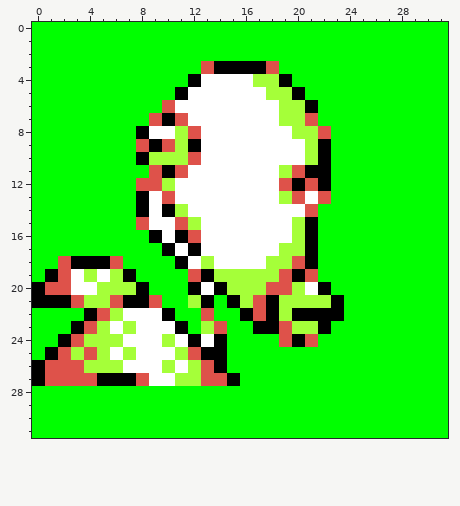
Edited in one commit: pixel-art sprite (graphics/pokemon/bellsprout/back.png). Above is the file before it was changed.
The file is 64x64 pixels, drawn in blocks of 2x2; one block is one cell here.
Once edited:
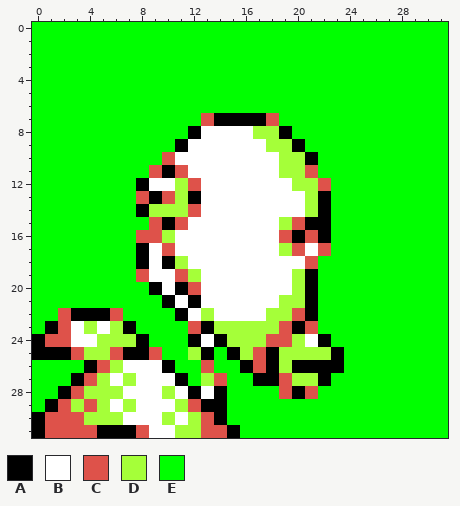
Palette (. is transparent): A #000000  B #ffffff  C #de524a  D #a5ff39  E #00ff00
The commit says: Adjusted back sprites for pokemon from A through B.
What changed:
@@ x 0..31 @@
  2 EEEEEEEEEEEEEEEEEEEEEEEEEEEEEEEE
- 3 EEEEEEEEEEEEECAAAACEEEEEEEEEEEEE
- 4 EEEEEEEEEEEEABBBBDDAEEEEEEEEEEEE
- 5 EEEEEEEEEEEABBBBBBDDAEEEEEEEEEEE
- 6 EEEEEEEEEECBBBBBBBBDDAEEEEEEEEEE
- 7 EEEEEEEEECACBBBBBBBDDCEEEEEEEEEE
- 8 EEEEEEEEABBDCBBBBBBBDDCEEEEEEEEE
- 9 EEEEEEEECACDABBBBBBBBDAEEEEEEEEE
-10 EEEEEEEEADDDCBBBBBBBBDAEEEEEEEEE
-11 EEEEEEEEECACBBBBBBBDCAAEEEEEEEEE
-12 EEEEEEEECCDBBBBBBBBCACAEEEEEEEEE
-13 EEEEEEEEABCBBBBBBBBDCBCEEEEEEEEE
-14 EEEEEEEEABADBBBBBBBBBCEEEEEEEEEE
-15 EEEEEEEECBBCDBBBBBBBDAEEEEEEEEEE
-16 EEEEEEEEEABACBBBBBBBDAEEEEEEEEEE
-17 EEEEEEEEEEABABBBBBBDDAEEEEEEEEEE
-18 EECAAACEEEEABDBBBBDDCAEEEEEEEEEE
-19 EACBDBDAEEEECADDDDDCACEEEEEEEEEE
-20 ACCBBDDDAEEEABADDDCCDBAEEEEEEEEE
-21 AAACDDCAACEEDAEADCADDDDAEEEEEEEE
-22 EEEEACDBBBAEECEEACADAAAAEEEEEEEE
-23 EEEACDBDBBBAEDCEEAACDDAEEEEEEEEE
-24 EEACDDDBBBDBABAEEEECACEEEEEEEEEE
-25 EACDCDBDBBBDCAAEEEEEEEEEEEEEEEEE
-26 ACCCDDDBBBDBDCAEEEEEEEEEEEEEEEEE
-27 ACCCCAAACBBDDCCAEEEEEEEEEEEEEEEE
-28 EEEEEEEEEEEEEEEEEEEEEEEEEEEEEEEE
-29 EEEEEEEEEEEEEEEEEEEEEEEEEEEEEEEE
-30 EEEEEEEEEEEEEEEEEEEEEEEEEEEEEEEE
-31 EEEEEEEEEEEEEEEEEEEEEEEEEEEEEEEE
+ 3 EEEEEEEEEEEEEEEEEEEEEEEEEEEEEEEE
+ 4 EEEEEEEEEEEEEEEEEEEEEEEEEEEEEEEE
+ 5 EEEEEEEEEEEEEEEEEEEEEEEEEEEEEEEE
+ 6 EEEEEEEEEEEEEEEEEEEEEEEEEEEEEEEE
+ 7 EEEEEEEEEEEEECAAAACEEEEEEEEEEEEE
+ 8 EEEEEEEEEEEEABBBBDDAEEEEEEEEEEEE
+ 9 EEEEEEEEEEEABBBBBBDDAEEEEEEEEEEE
+10 EEEEEEEEEECBBBBBBBBDDAEEEEEEEEEE
+11 EEEEEEEEECACBBBBBBBDDCEEEEEEEEEE
+12 EEEEEEEEABBDCBBBBBBBDDCEEEEEEEEE
+13 EEEEEEEECACDABBBBBBBBDAEEEEEEEEE
+14 EEEEEEEEADDDCBBBBBBBBDAEEEEEEEEE
+15 EEEEEEEEECACBBBBBBBDCAAEEEEEEEEE
+16 EEEEEEEECCDBBBBBBBBCACAEEEEEEEEE
+17 EEEEEEEEABCBBBBBBBBDCBCEEEEEEEEE
+18 EEEEEEEEABADBBBBBBBBBCEEEEEEEEEE
+19 EEEEEEEECBBCDBBBBBBBDAEEEEEEEEEE
+20 EEEEEEEEEABACBBBBBBBDAEEEEEEEEEE
+21 EEEEEEEEEEABABBBBBBDDAEEEEEEEEEE
+22 EECAAACEEEEABDBBBBDDCAEEEEEEEEEE
+23 EACBDBDAEEEECADDDDDCACEEEEEEEEEE
+24 ACCBBDDDAEEEABADDDCCDBAEEEEEEEEE
+25 AAACDDCAACEEDAEADCADDDDAEEEEEEEE
+26 EEEEACDBBBAEECEEACADAAAAEEEEEEEE
+27 EEEACDBDBBBAEDCEEAACDDAEEEEEEEEE
+28 EEACDDDBBBDBABAEEEECACEEEEEEEEEE
+29 EACDCDBDBBBDCAAEEEEEEEEEEEEEEEEE
+30 ACCCDDDBBBDBDCAEEEEEEEEEEEEEEEEE
+31 ACCCCAAACBBDDCCAEEEEEEEEEEEEEEEE
Where, in picture pixels (left, top, right, bottom), the same in both pictures:
changed: (32, 61, 344, 438)
